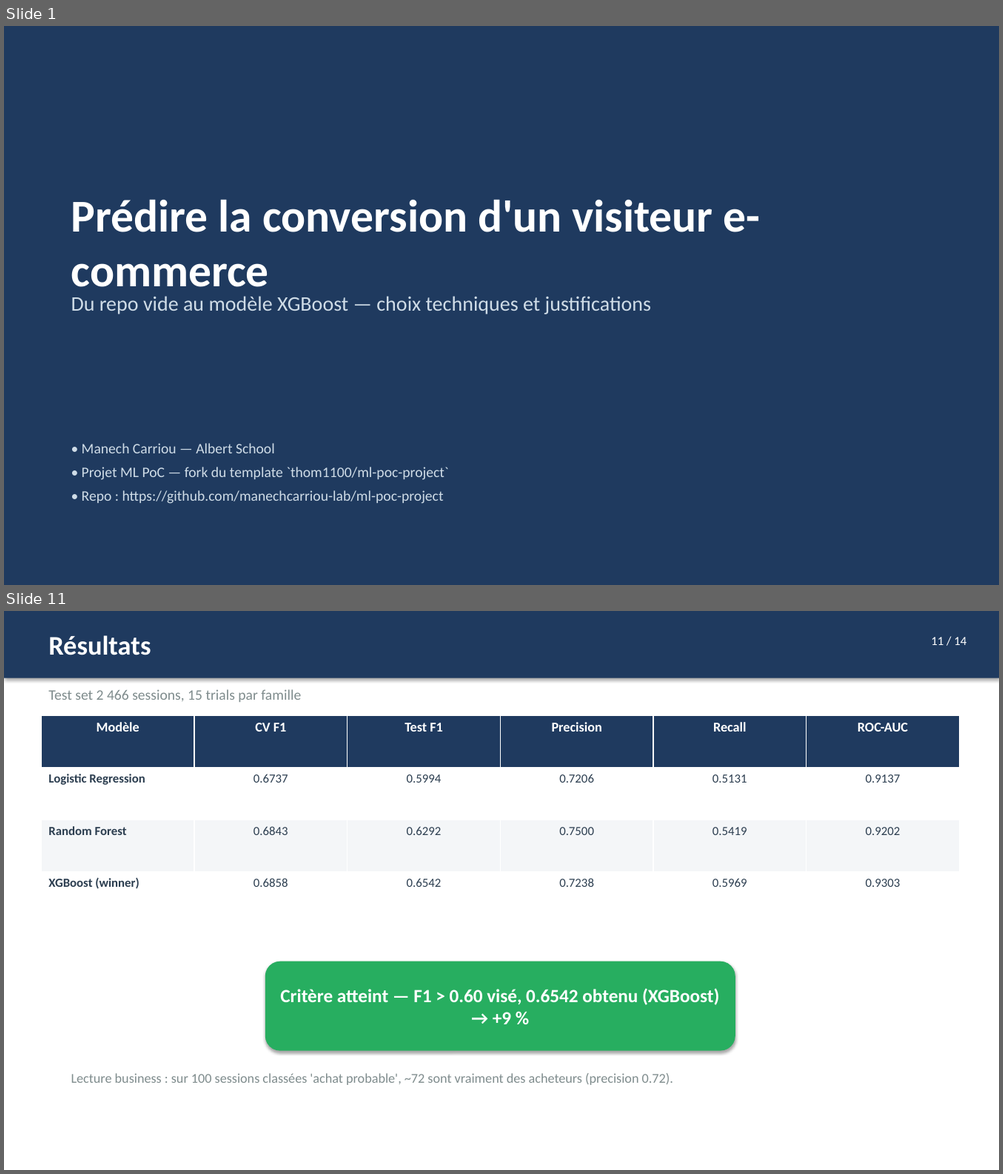
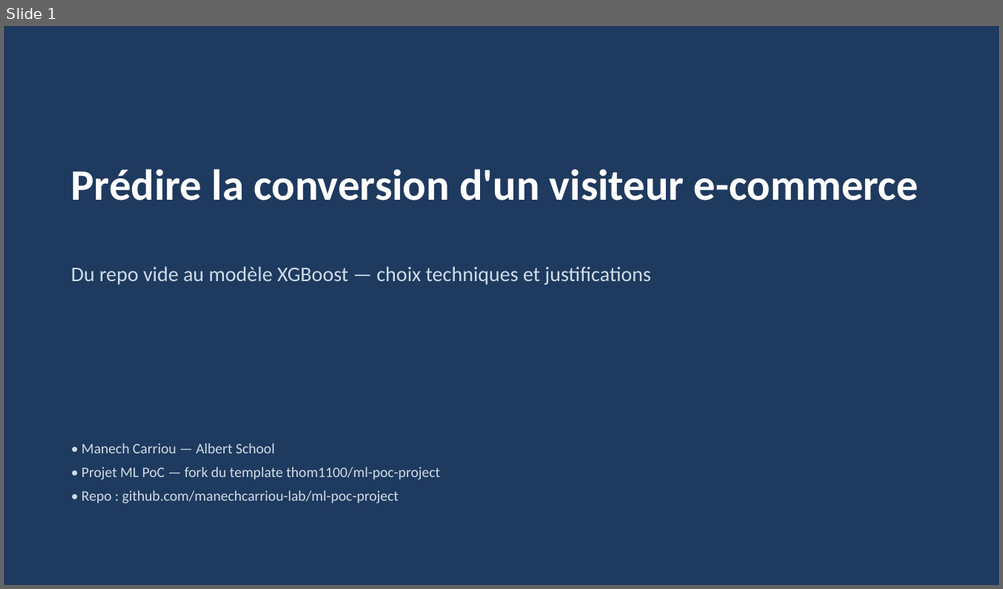
Before and after one commit to manechcarriou-lab/ml-poc-project, a slide deck: deliverables/process_overview.pptx. Shown one above the other, each under a label of ours: slides 1 and 11 before the commit, slide 1 after it; the slides between them are not shown. The pictures are 1003x1174 and 1003x589 pixels, drawn with LibreOffice and Linux fonts; fonts in the diff are those of the drawing. Boxes give left, top, right and bottom in pixels: in the first picture for what was removed or moved away, otherwise in the second. Text is boxed around its words. In the diff, an @@ line names an element or a change of style, - is before the commit and + after.

```diff
--- a/deliverables/process_overview.pptx
+++ b/deliverables/process_overview.pptx
@@ slide 11 removed at [4,611,999,1170], background #FFFFFF @@
@@ rectangle removed at [4,611,999,678] @@
@@ text removed at [48,635,151,655] @@
-Résultats
@@ text removed at [930,637,966,645] @@
-11 / 14
@@ text removed at [48,689,301,702] @@
-Test set 2 466 sessions, 15 trials par famille
@@ table removed at [41,715,959,924], 4 rows, 6 columns @@
-Modèle | CV F1 | Test F1 | Precision | Recall | ROC-AUC
-Logistic Regression | 0.6737 | 0.5994 | 0.7206 | 0.5131 | 0.9137
-Random Forest | 0.6843 | 0.6292 | 0.7500 | 0.5419 | 0.9202
-XGBoost (winner) | 0.6858 | 0.6542 | 0.7238 | 0.5969 | 0.9303
@@ rounded rectangle removed at [265,962,735,1051] @@
-Critère atteint — F1 > 0.60 visé, 0.6542 obtenu (XGBoost) → +9 %
@@ text removed at [71,1073,673,1085] @@
-Lecture business : sur 100 sessions classées 'achat probable', ~72 sont vraiment des acheteurs (precision 0.72).
@@ slide 1 changed as well @@
@@ text "Prédire la conversion d'un visiteur ...": place and size @@
-text "Prédire la conversion d'un visiteur ..." at [71,199,760,297]
+text "Prédire la conversion d'un visiteur ..." at [71,169,918,201]
@@ text "Prédire la conversion d'un visiteur ..." at [71,169,918,201]: size 44 to 42 pt @@
@@ text "Du repo vide au modèle ...": place and size @@
-text "Du repo vide au modèle ..." at [71,296,651,315]
+text "Du repo vide au modèle ..." at [71,266,651,285]
@@ text at [82,467,440,504]: text changed @@
-• Projet ML PoC — fork du template `thom1100/ml-poc-project`
-• Repo : https://github.com/manechcarriou-lab/ml-poc-project
+• Projet ML PoC — fork du template thom1100/ml-poc-project
+• Repo : github.com/manechcarriou-lab/ml-poc-project
```
Also in this commit, not shown: 7 other slides changed, 8 slides added, 5 other slides removed, 15 other files.
